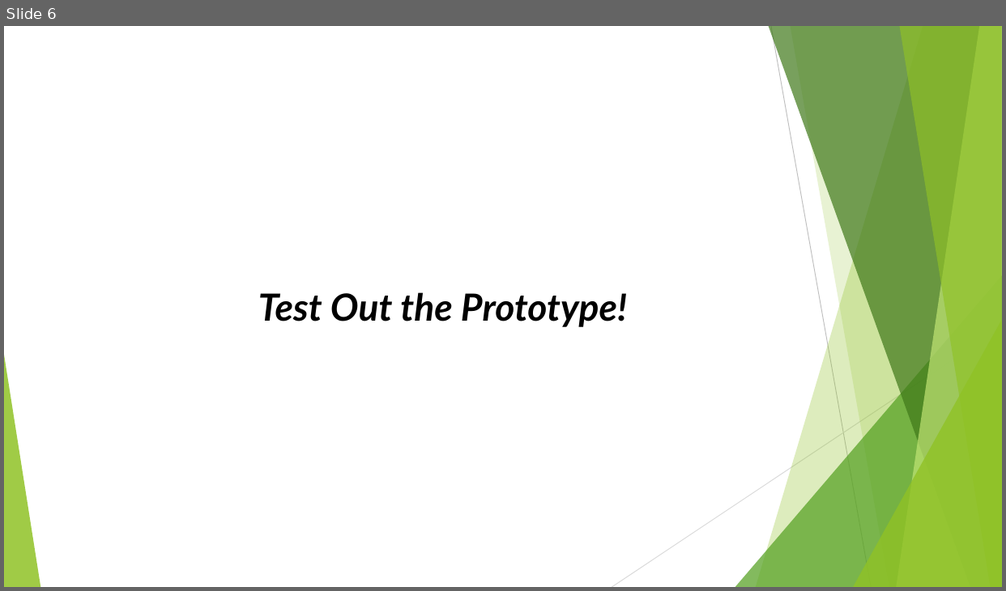
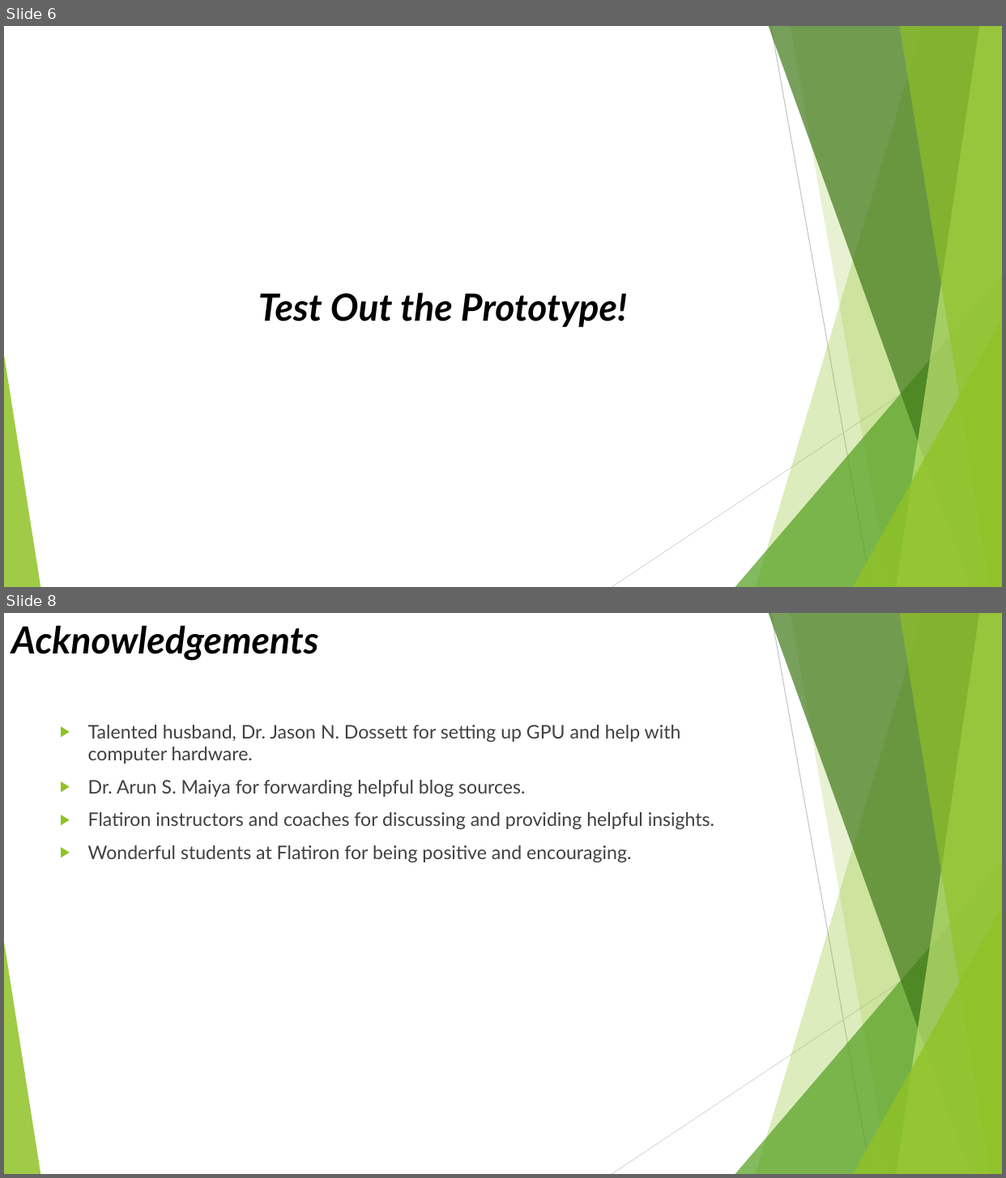
Before and after one commit to mzhou356/img2recommender, a slide deck: summary_presentation.pptx. Shown one above the other, each under a label of ours: slide 6 before the commit, slides 6 and 8 after it; the slides between them are not shown. The pictures are 1006x591 and 1006x1178 pixels, drawn with LibreOffice and Linux fonts; fonts in the diff are those of the drawing. Boxes give left, top, right and bottom in pixels: in the first picture for what was removed or moved away, otherwise in the second. Text is boxed around its words. In the diff, an @@ line names an element or a change of style, - is before the commit and + after.

```diff
--- a/summary_presentation.pptx
+++ b/summary_presentation.pptx
@@ slide 8 added at [4, 613, 1002, 1174], background #FFFFFF; not listed: 10 template elements that a slide beside it also shows @@
@@ title added at [11, 625, 318, 661], 36 pt, text #000000, bold, italic @@
+Acknowledgements
@@ text added at [88, 725, 714, 862], 18 pt, text #404040 @@
+▶ Talented husband, Dr. Jason N. Dossett for setting up GPU and help with computer hardware.
+▶ Dr. Arun S. Maiya for forwarding helpful blog sources.
+▶ Flatiron instructors and coaches for discussing and providing helpful insights.
+▶ Wonderful students at Flatiron for being positive and encouraging.
```
Also in this commit, not shown: 3 other slides added, 1 slide removed, 2 other files.
